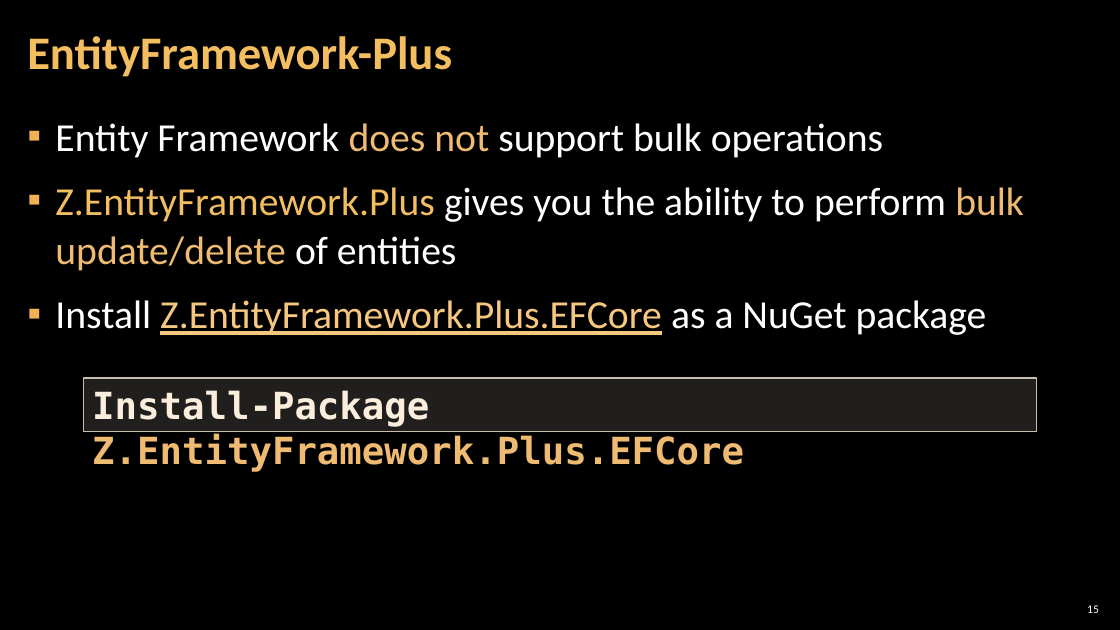
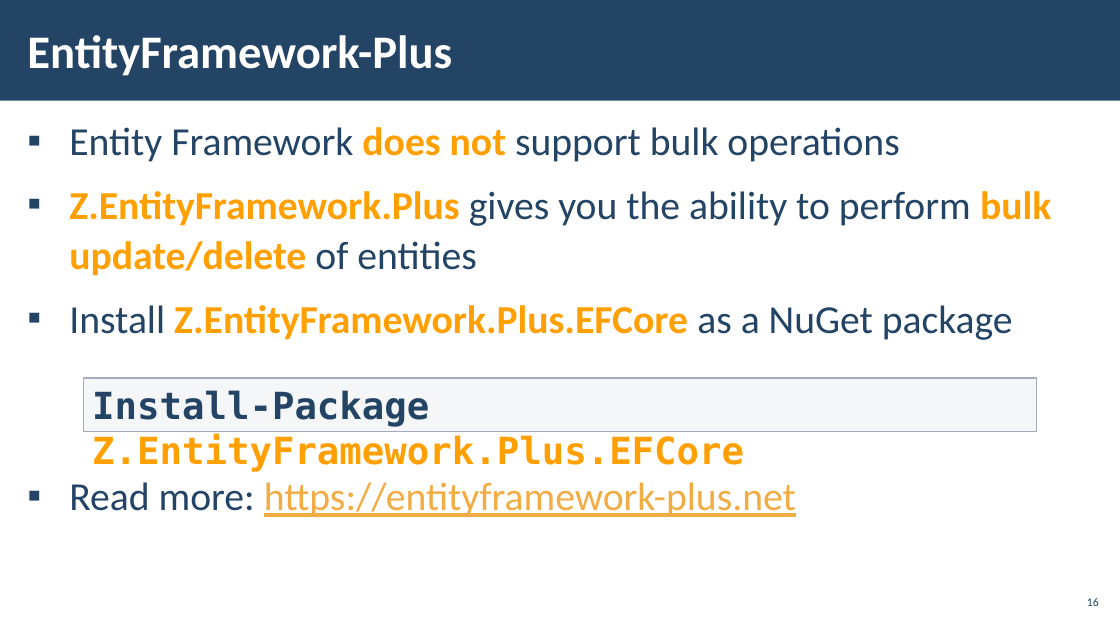
Before and after one commit to pirocorp/Databases-Advanced---Entity-Framework, a slide deck: slide 16 of 07. Advanced Querying/07. DB-Advanced-EF-Core-Advanced-Querying.pptx (slide 15 before the commit). Drawn at 1120x630 pixels with LibreOffice and Linux fonts; fonts in the diff are those of the drawing; background and template pictures are left out. Boxes give left, top, right and bottom in pixels: in the first picture for what was removed or moved away, otherwise in the second. Text is boxed around its words. In the diff, an @@ line names an element or a change of style, - is before the commit and + after.

```diff
--- a/07. Advanced Querying/07. DB-Advanced-EF-Core-Advanced-Querying.pptx
+++ b/07. Advanced Querying/07. DB-Advanced-EF-Core-Advanced-Querying.pptx
@@ rectangle added at <box>0,0,1120,101</box>, fill #234465 @@
@@ title "EntityFramework-Plus" at <box>27,35,452,76</box>: text colour #F3BE60 to #FFFFFF; line spacing 0.9 to 1 @@
@@ text at <box>69,127,1051,340</box>: text colour #FFFFFF to #234465 in "Entity Framework support bulk operations", "gives you the ability to perform of ...", "Install as a NuGet package"; text colour #EFBB72 to #FFA000 in "does not", "bulk update/delete"; bold on in "does not", "Z.EntityFramework.Plus bulk update/delete", "Z.EntityFramework.Plus.EFCore"; text colour #F3BE60 to #FFA000 in "Z.EntityFramework.Plus"; text colour #F6C781 to #FFA000, underline off in "Z.EntityFramework.Plus.EFCore"; indent changed; bullet colour #F2B254 to #234465 @@
@@ rectangle "Install-Package Z.EntityFramework.Plus.EFCore" at <box>84,378,1036,432</box>: text colour #FBEEDC to #234465 in "Install-Package"; text colour #EFBB72 to #FFA000 in "Z.EntityFramework.Plus.EFCore"; fill #D9D5C7 at 15% opacity to #C2C7D2 at 15% opacity; outline #C7BFAC 1 pt to #A3ABBC 1 pt @@
@@ text at <box>69,482,796,517</box>: paragraph added @@
+▪ Read more: https://entityframework-plus.net
@@ page number added at <box>1087,598,1099,606</box>, 10 pt, text #234465 @@
+16
@@ page number removed at <box>1087,605,1099,613</box> @@
-15
```
Also in this commit, not shown: 31 other slides changed, 5 slides added, 4 slides removed.
